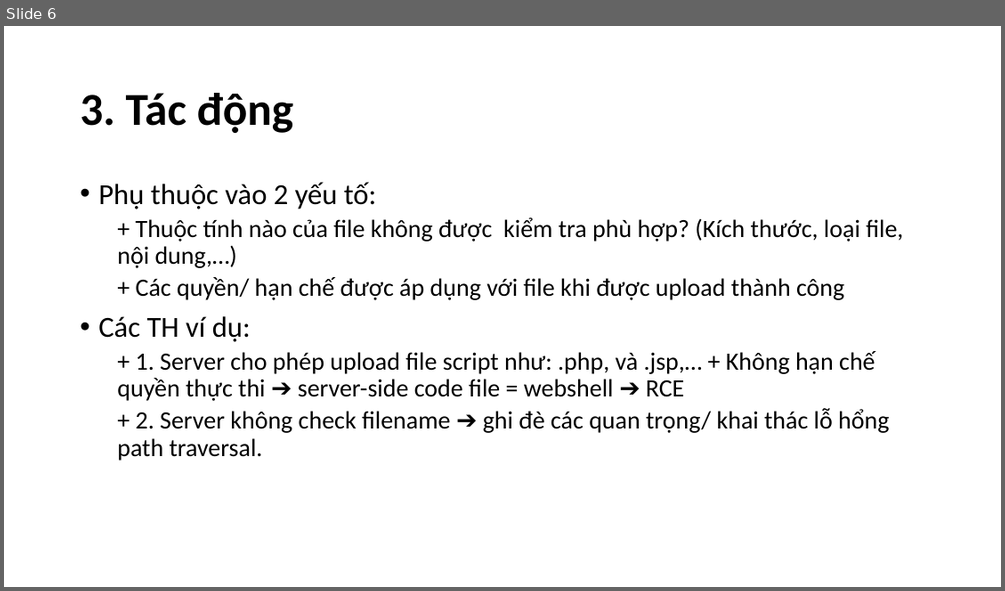
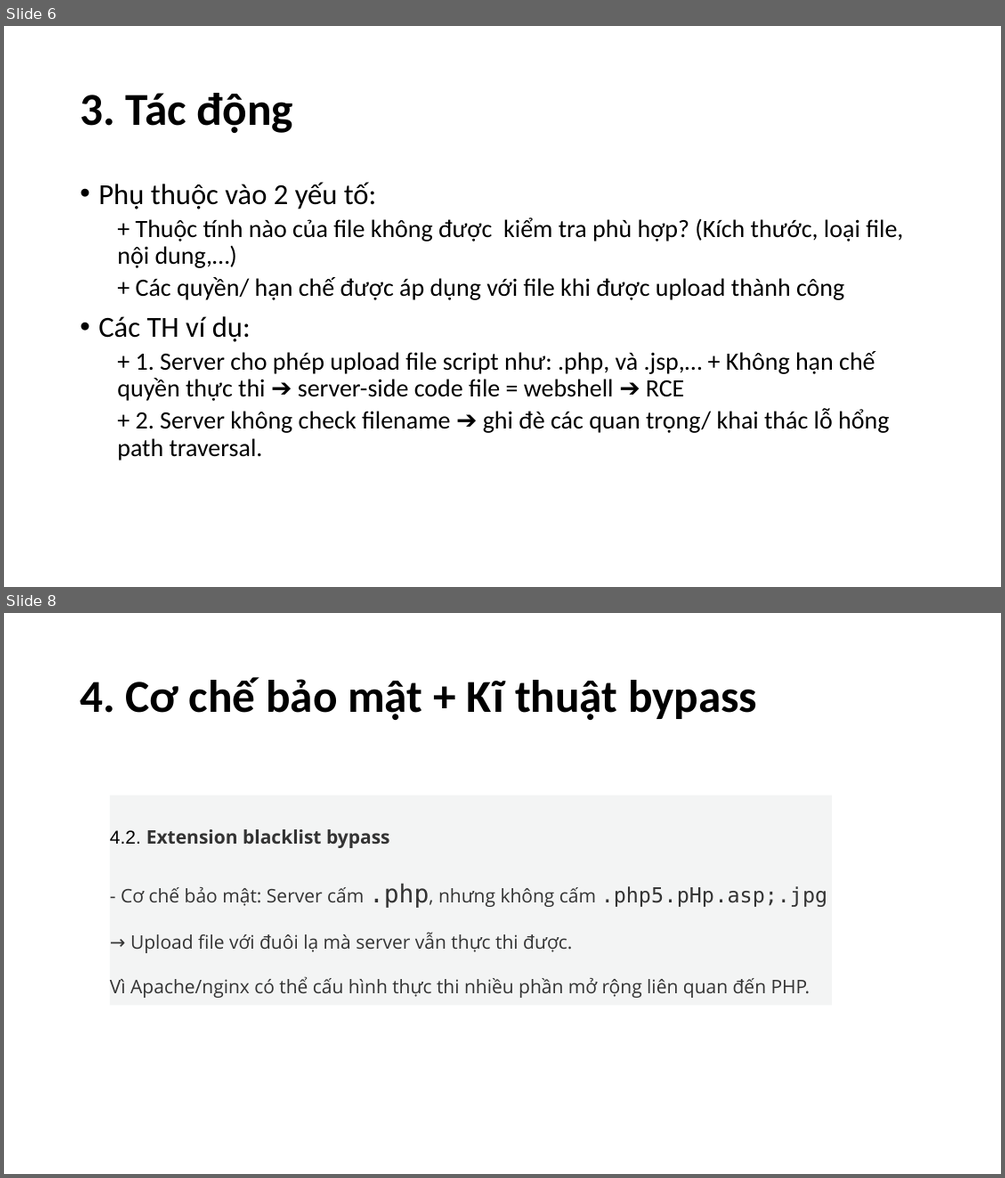
Before and after one commit to n33r9/PortSwigger_labs_note, a slide deck: week3.2.file_upload/file_upload.pptx. Shown one above the other, each under a label of ours: slide 6 before the commit, slides 6 and 8 after it; the slides between them are not shown. The pictures are 1005x591 and 1005x1178 pixels, drawn with LibreOffice and Linux fonts; fonts in the diff are those of the drawing. Boxes give left, top, right and bottom in pixels: in the first picture for what was removed or moved away, otherwise in the second. Text is boxed around its words. In the diff, an @@ line names an element or a change of style, - is before the commit and + after.

```diff
--- a/week3.2.file_upload/file_upload.pptx
+++ b/week3.2.file_upload/file_upload.pptx
@@ slide 8 added at (x1=4, y1=613, x2=1001, y2=1174), background #FFFFFF @@
@@ title added at (x1=80, y1=677, x2=757, y2=720), 44 pt, text #000000, bold @@
+4. Cơ chế bảo mật + Kĩ thuật bypass
@@ text added at (x1=110, y1=792, x2=832, y2=1009), fill #F3F4F4, 18 pt, text #333333 @@
+4.2. Extension blacklist bypass
+- Cơ chế bảo mật: Server cấm .php, nhưng không cấm .php5, .pHp, .asp;.jpg
+→ Upload file với đuôi lạ mà server vẫn thực thi được.
+Vì Apache/nginx có thể cấu hình thực thi nhiều phần mở rộng liên quan đến PHP.
```
Also in this commit, not shown: 5 slides changed, 13 other slides added.
